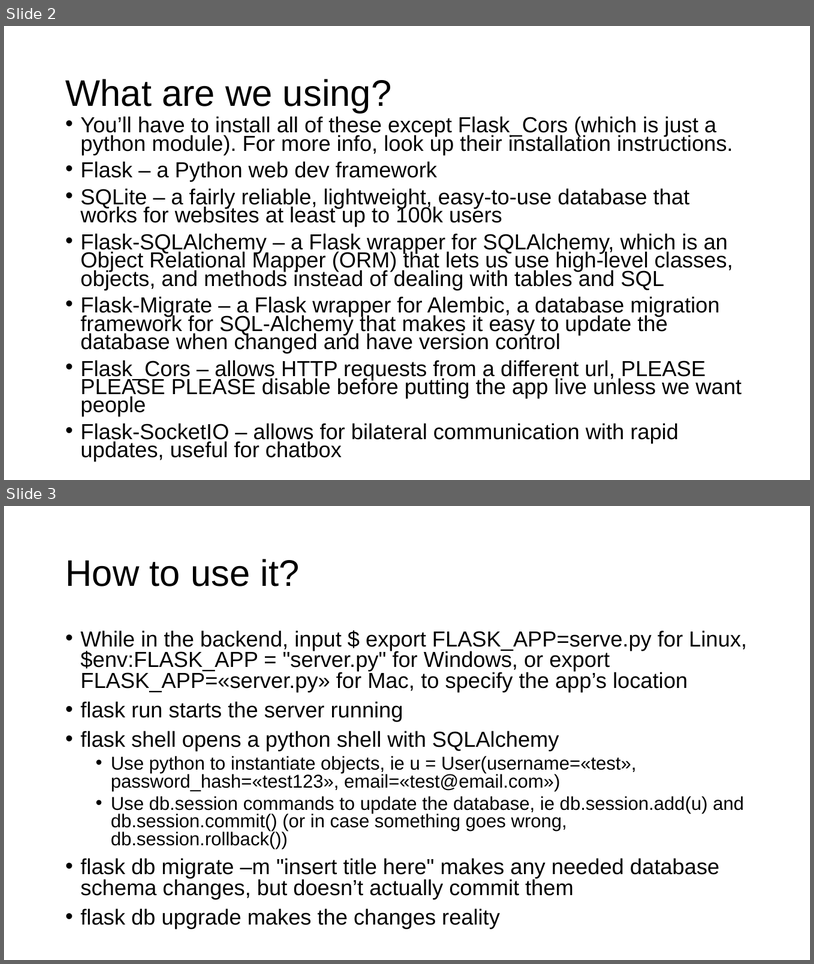
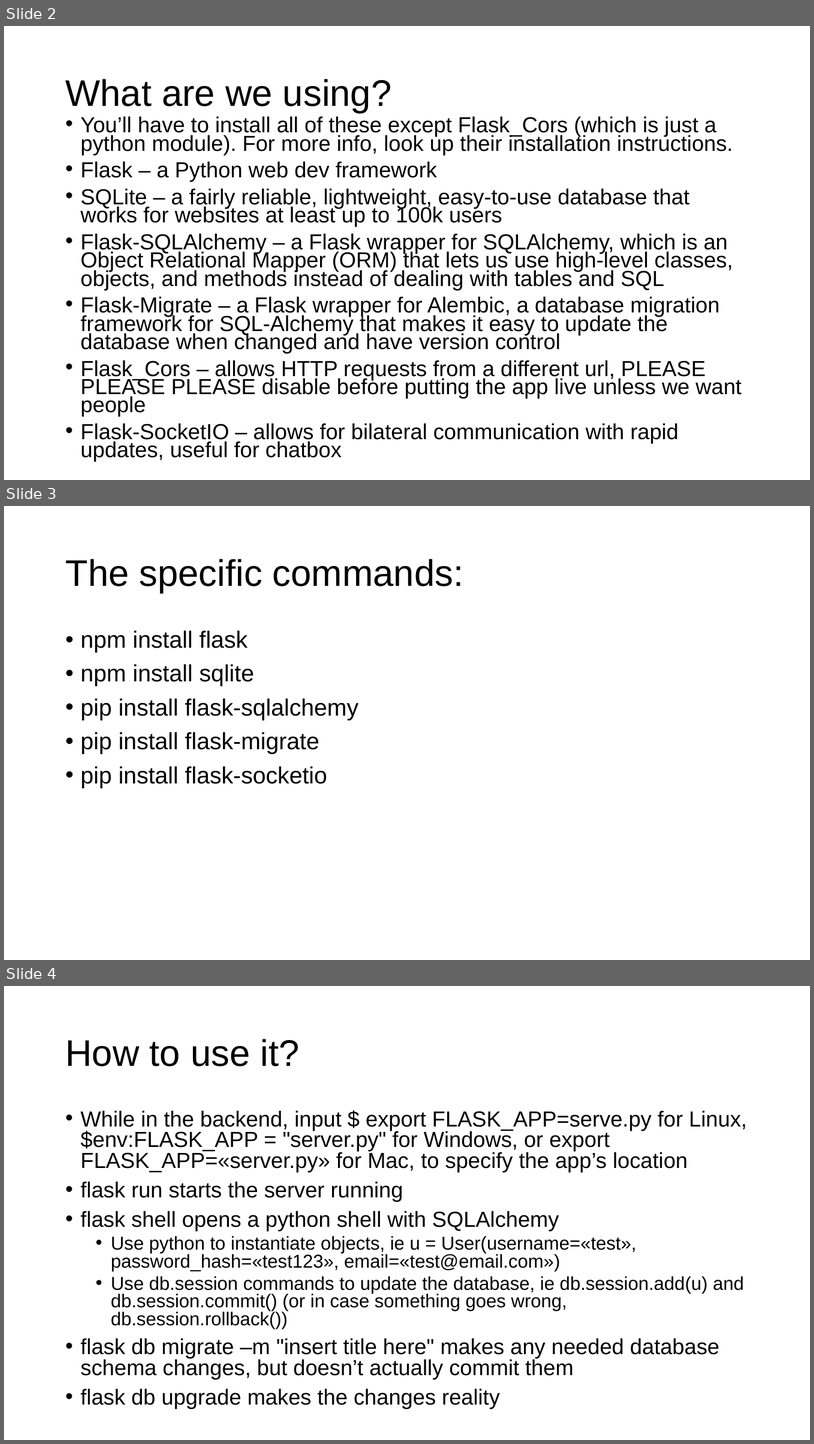
Before and after one commit to gmfk07/iu2018-backend, a slide deck: iu-spec-backend.pptx. Shown one above the other, each under a label of ours: slides 2 and 3 before the commit, slides 2, 3 and 4 after it. The pictures are 814x964 and 814x1444 pixels, drawn with LibreOffice and Linux fonts; fonts in the diff are those of the drawing. Boxes give left, top, right and bottom in pixels: in the first picture for what was removed or moved away, otherwise in the second. Text is boxed around its words. In the diff, an @@ line names an element or a change of style, - is before the commit and + after.

```diff
--- a/iu-spec-backend.pptx
+++ b/iu-spec-backend.pptx
@@ slide 3 added at bbox=[4, 506, 810, 960], background #FFFFFF @@
@@ title added at bbox=[65, 559, 464, 593], 44 pt, text #000000 @@
+The specific commands:
@@ text added at bbox=[81, 630, 359, 788], 28 pt, text #000000 @@
+• npm install flask
+• npm install sqlite
+• pip install flask-sqlalchemy
+• pip install flask-migrate
+• pip install flask-socketio
@@ what was slide 3 is now slide 4 @@
```
Also in this commit, not shown: 2 other files.
